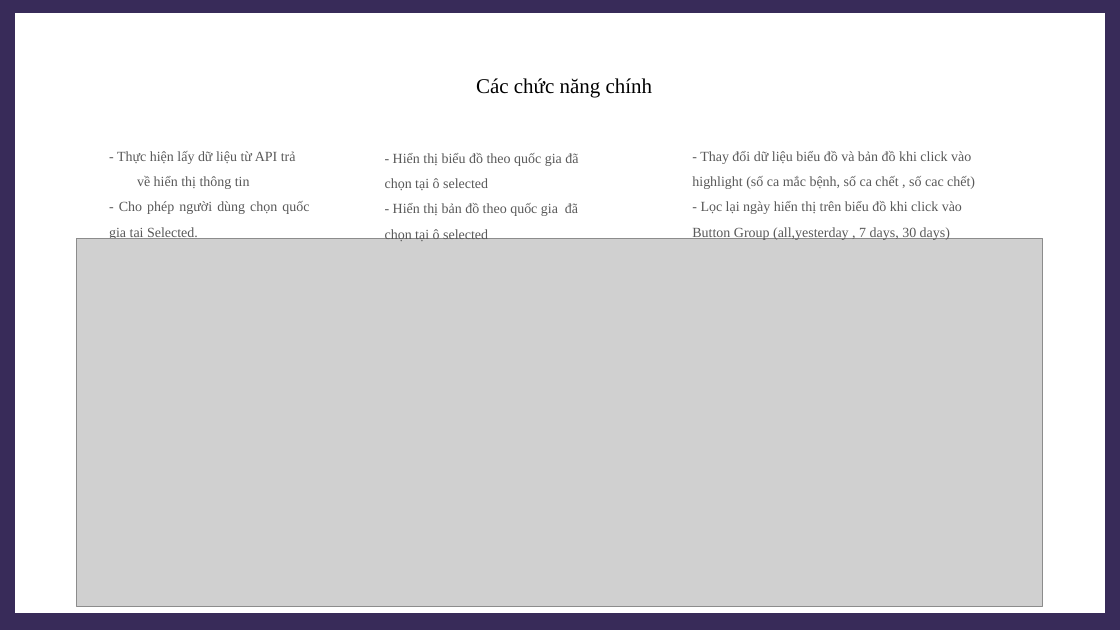
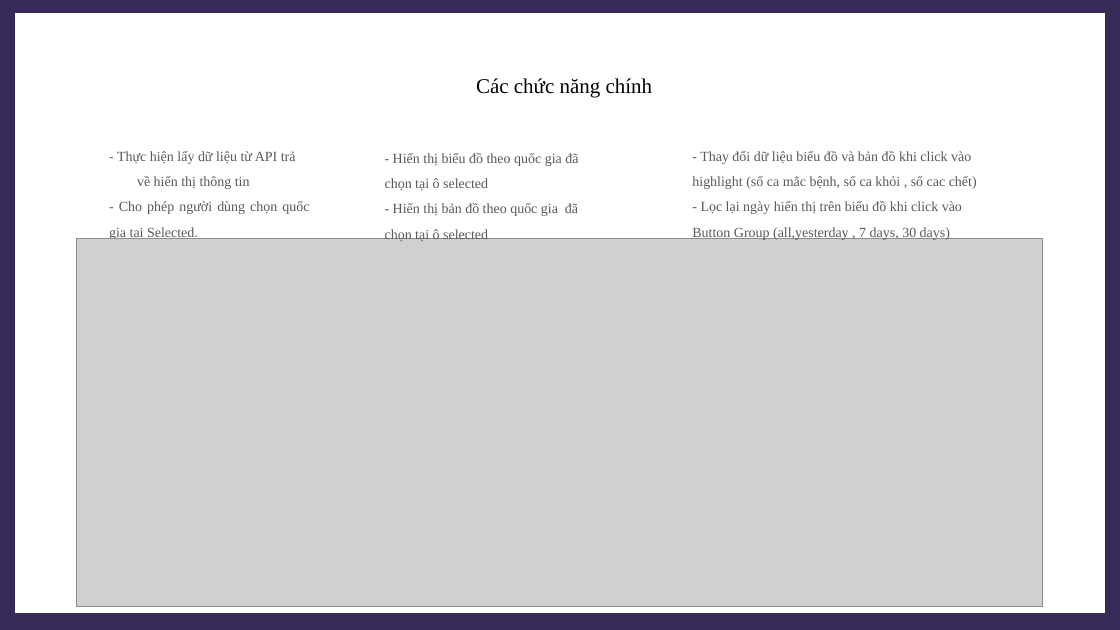
Before and after one commit to khanhlong2008/Covid-19-Tracker, a slide deck: slide 11 of Slide Thuyết trình/Nguyễn Khánh Long DBP_CIJS_D10.pptx. Drawn at 1120x630 pixels with LibreOffice and Linux fonts; fonts in the diff are those of the drawing; grey boxes stand for pictures. Boxes give left, top, right and bottom in pixels: in the first picture for what was removed or moved away, otherwise in the second. Text is boxed around its words. In the diff, an @@ line names an element or a change of style, - is before the commit and + after.

```diff
--- a/Slide Thuyết trình/Nguyễn Khánh Long DBP_CIJS_D10.pptx
+++ b/Slide Thuyết trình/Nguyễn Khánh Long DBP_CIJS_D10.pptx
@@ text at [692,151,977,189]: text changed @@
-- Thay đổi dữ liệu biểu đồ và bản đồ khi click vào highlight (số ca mắc bệnh, số ca chết , số cac chết)
+- Thay đổi dữ liệu biểu đồ và bản đồ khi click vào highlight (số ca mắc bệnh, số ca khỏi , số cac chết)
```
Also in this commit, not shown: 1 other slide changed, 25 other files.
